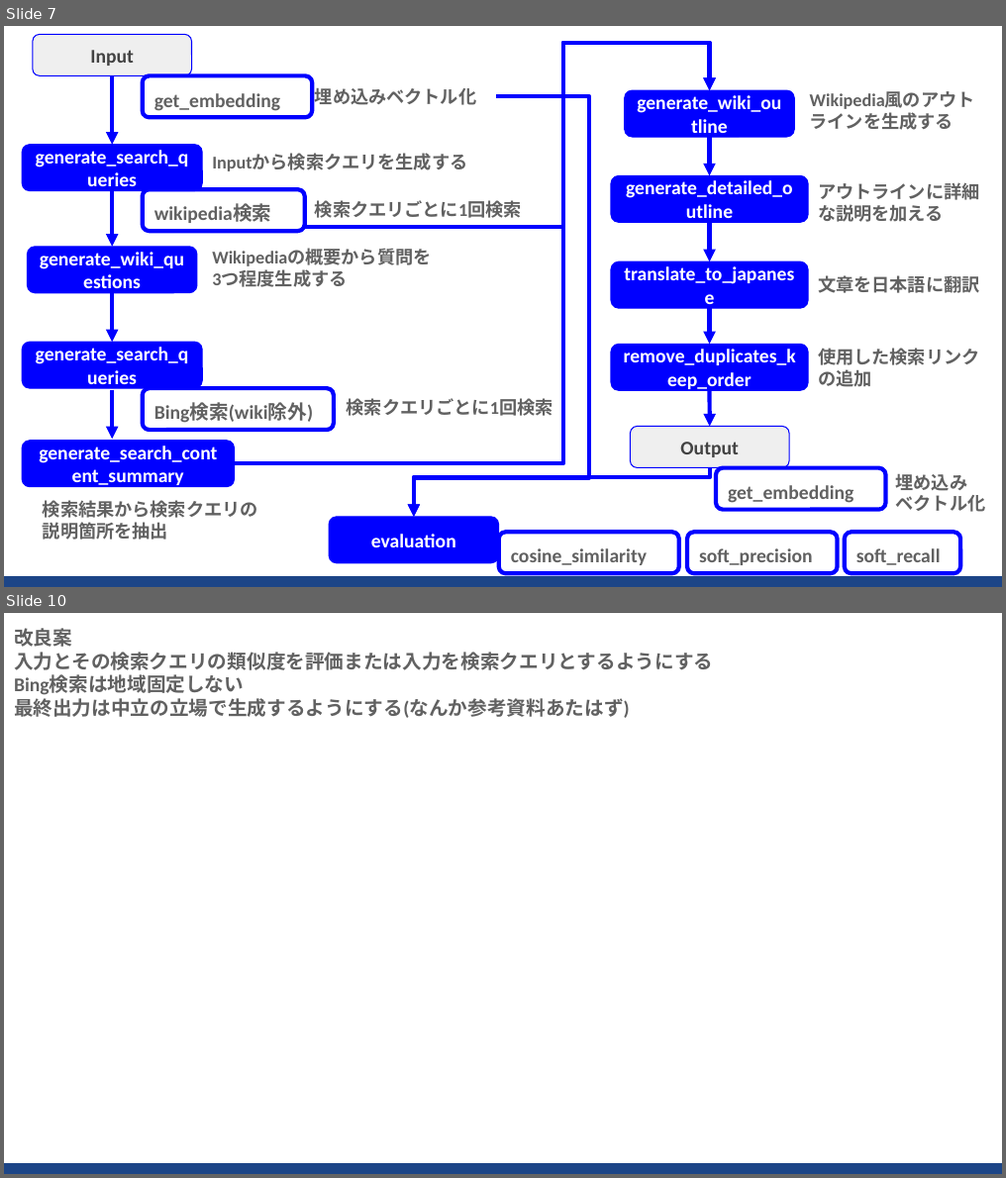
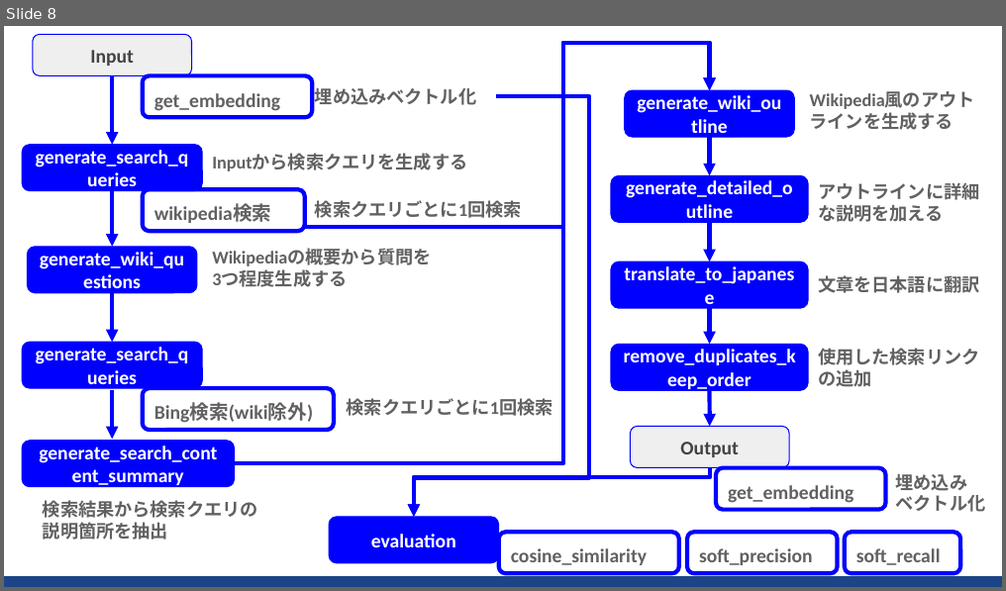
Before and after one commit to sekihan02/WikiLikeSearchLLMAgent, a slide deck: WikiLikeSearchLLMAgent.pptx. Shown one above the other, each under a label of ours: slides 7 and 10 before the commit, slide 8 after it; the slides between them are not shown. The pictures are 1006x1178 and 1006x591 pixels, drawn with LibreOffice and Linux fonts; fonts in the diff are those of the drawing. Boxes give left, top, right and bottom in pixels: in the first picture for what was removed or moved away, otherwise in the second. Text is boxed around its words. In the diff, an @@ line names an element or a change of style, - is before the commit and + after.

```diff
--- a/WikiLikeSearchLLMAgent.pptx
+++ b/WikiLikeSearchLLMAgent.pptx
@@ slide 10 removed at (4,613,1002,1174), background #FFFFFF; not listed: 1 template element that a slide beside it also shows @@
@@ text removed at (14,628,713,718) @@
-改良案
-入力とその検索クエリの類似度を評価または入力を検索クエリとするようにする
-Bing検索は地域固定しない
-最終出力は中立の立場で生成するようにする(なんか参考資料あたはず)
@@ what was slide 7 is now slide 8 @@
```
Also in this commit, not shown: 3 slides changed, 4 slides added, 5 other files.
